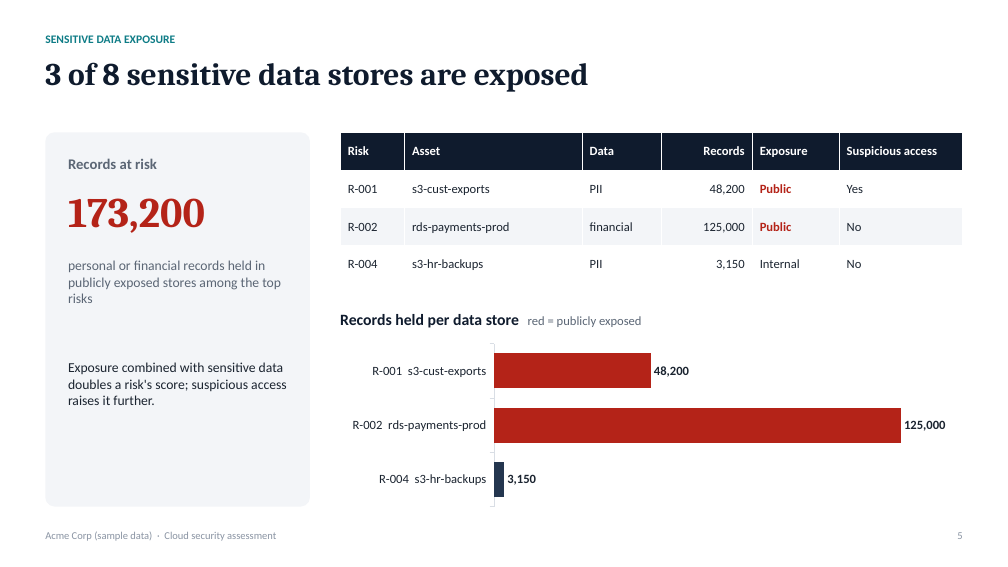
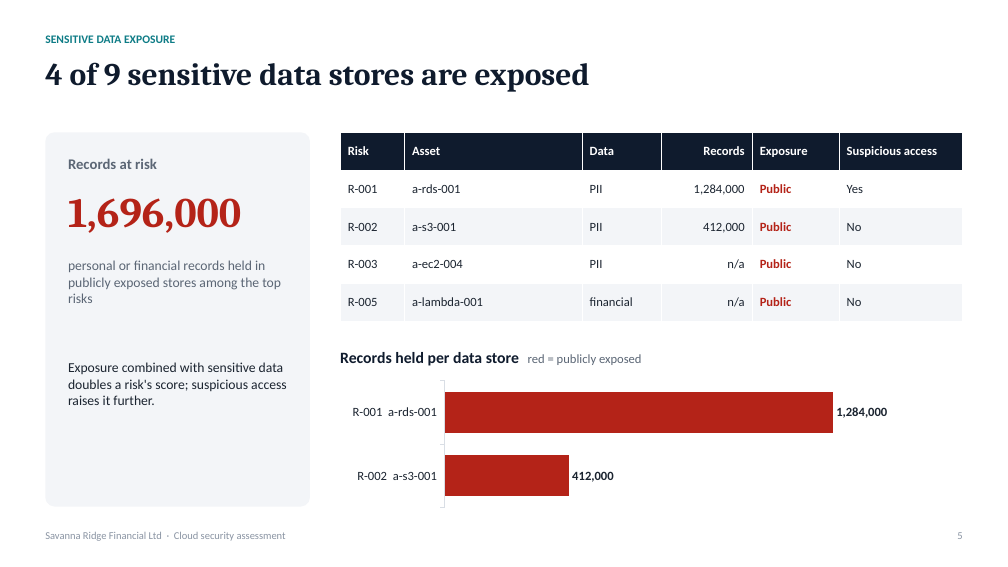
Before and after one commit to judie-paul/secassess-mcp, a slide deck: slide 5 of examples/sample_report.pptx. Drawn at 1008x567 pixels with LibreOffice and Linux fonts; fonts in the diff are those of the drawing. Boxes give left, top, right and bottom in pixels: in the first picture for what was removed or moved away, otherwise in the second. Text is boxed around its words. In the diff, an @@ line names an element or a change of style, - is before the commit and + after.

Commit message:
Check AI risk text for numbers, fix real-data layout, align skills with backend

```diff
--- a/examples/sample_report.pptx
+++ b/examples/sample_report.pptx
@@ text at bbox=[45, 62, 590, 92]: text changed @@
-3 of 8 sensitive data stores are exposed
+4 of 9 sensitive data stores are exposed
@@ table at bbox=[340, 132, 963, 321] @@
-row 2: R-001 | s3-cust-exports | PII | 48,200 | Public | Yes
-row 3: R-002 | rds-payments-prod | financial | 125,000 | Public | No
-row 4: R-004 | s3-hr-backups | PII | 3,150 | Internal | No
+row 2: R-001 | a-rds-001 | PII | 1,284,000 | Public | Yes
+row 3: R-002 | a-s3-001 | PII | 412,000 | Public | No
+row 4: R-003 | a-ec2-004 | PII | n/a | Public | No
+row 5: R-005 | a-lambda-001 | financial | n/a | Public | No
@@ text at bbox=[68, 198, 241, 233]: text changed @@
-173,200
+1,696,000
@@ text "Records held per data store ...": place and size @@
-text "Records held per data store ..." at bbox=[340, 314, 642, 328]
+text "Records held per data store ..." at bbox=[340, 352, 642, 366]
@@ bar chart at bbox=[340, 378, 963, 510] @@
-categories: R-001  s3-cust-exports, R-002  rds-payments-prod, R-004  s3-hr-backups
+categories: R-001  a-rds-001, R-002  a-s3-001
-Series 1: 48200, 125000, 3150
+Series 1: 1284000, 412000
@@ value axis changed @@
@@ bar chart: place and size @@
-bar chart at bbox=[340, 340, 963, 510]
+bar chart at bbox=[340, 378, 963, 510]
@@ text at bbox=[45, 532, 286, 541]: text changed @@
-Acme Corp (sample data) · Cloud security assessment
+Savanna Ridge Financial Ltd · Cloud security assessment
```
Also in this commit, not shown: 11 other slides changed, 14 other files.
